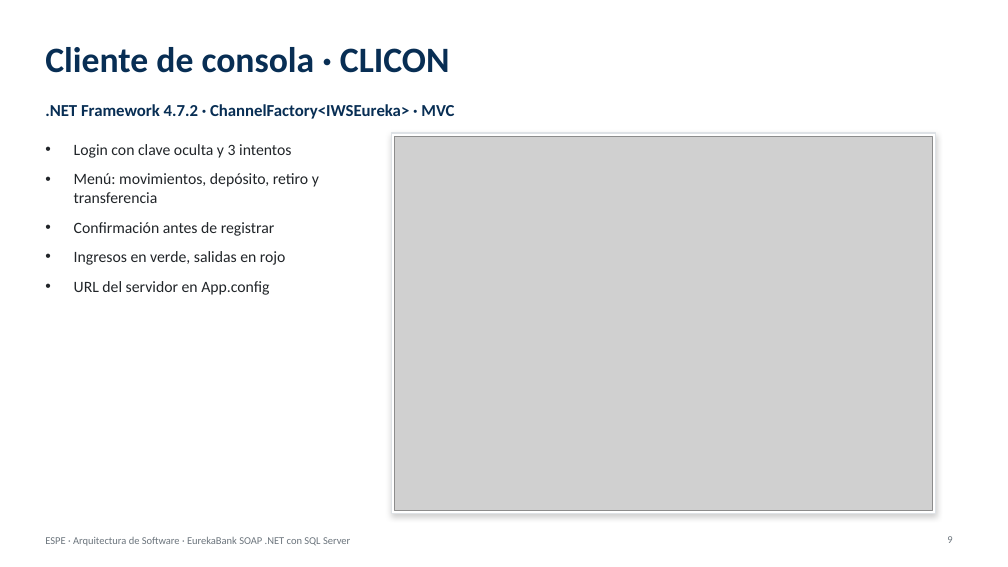
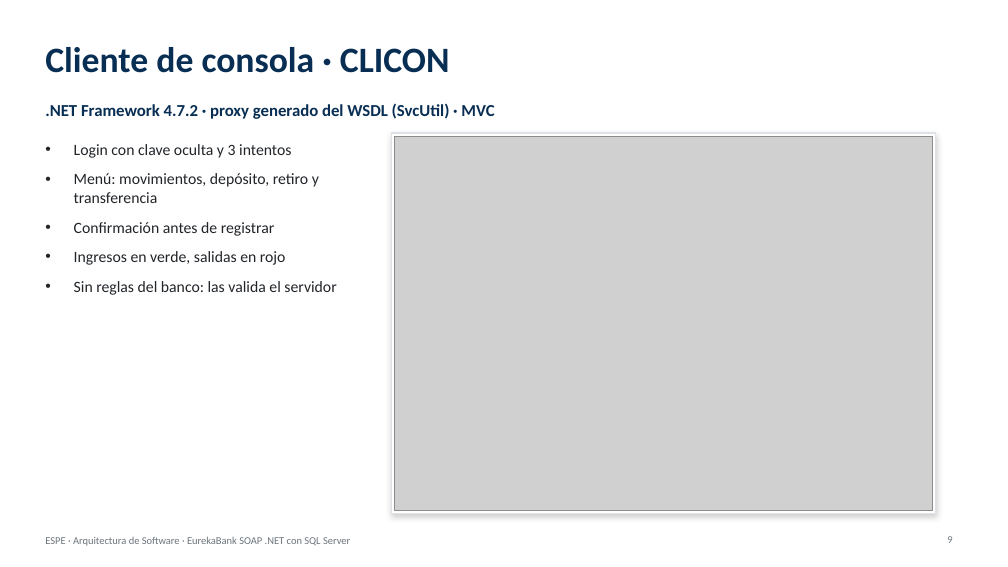
Before and after one commit to jsmasapanta/T2.1.2-PAO202651_SOAP_DOTNET_BDD_NRC36884_GR01, a slide deck: slide 9 of 05. DOCUMENTACIÓN/MANUAL_EUREKABANK_SOAP_DOTNET_BDD_GR01.pptx. Drawn at 1008x567 pixels with LibreOffice and Linux fonts; fonts in the diff are those of the drawing; grey boxes stand for pictures. Boxes give left, top, right and bottom in pixels: in the first picture for what was removed or moved away, otherwise in the second. Text is boxed around its words. In the diff, an @@ line names an element or a change of style, - is before the commit and + after.

Commit message:
Clientes solo de presentacion: datos y contrato desde el WSDL, reglas en el servidor
- Consola y escritorio: proxy WSEurekaReference.cs generado con SvcUtil; web y movil con dotnet-svcutil.
  Se eliminan las copias a mano del contrato (IWSEureka) y de los modelos (Empleado, Cuenta, Movimiento).
- Los clientes ya no validan reglas del banco (8 digitos, importe, cuentas distintas): solo campos vacios
  y que el importe sea numero; el resto lo valida el servidor y se muestra su mensaje.
- Movil: ChannelFactory<WSEureka> con System.ServiceModel.Http en lugar del sobre SOAP armado a mano.
- README, LEEME, diagrama de clases de clientes, ERS, manual y presentacion actualizados; manual incluye el ASMX.

```diff
--- a/05. DOCUMENTACIÓN/MANUAL_EUREKABANK_SOAP_DOTNET_BDD_GR01.pptx
+++ b/05. DOCUMENTACIÓN/MANUAL_EUREKABANK_SOAP_DOTNET_BDD_GR01.pptx
@@ text at [45, 103, 494, 119]: text changed @@
-.NET Framework 4.7.2 · ChannelFactory<IWSEureka> · MVC
+.NET Framework 4.7.2 · proxy generado del WSDL (SvcUtil) · MVC
@@ text at [74, 281, 336, 295]: text changed @@
-• URL del servidor en App.config
+• Sin reglas del banco: las valida el servidor
```
Also in this commit, not shown: 3 other slides changed, 45 other files.
